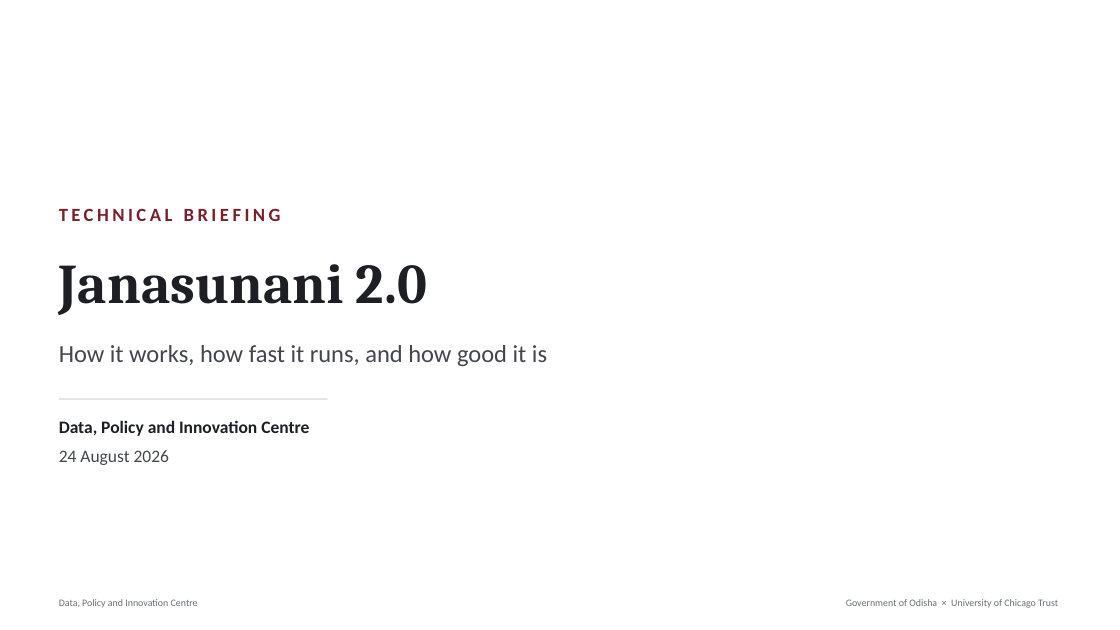
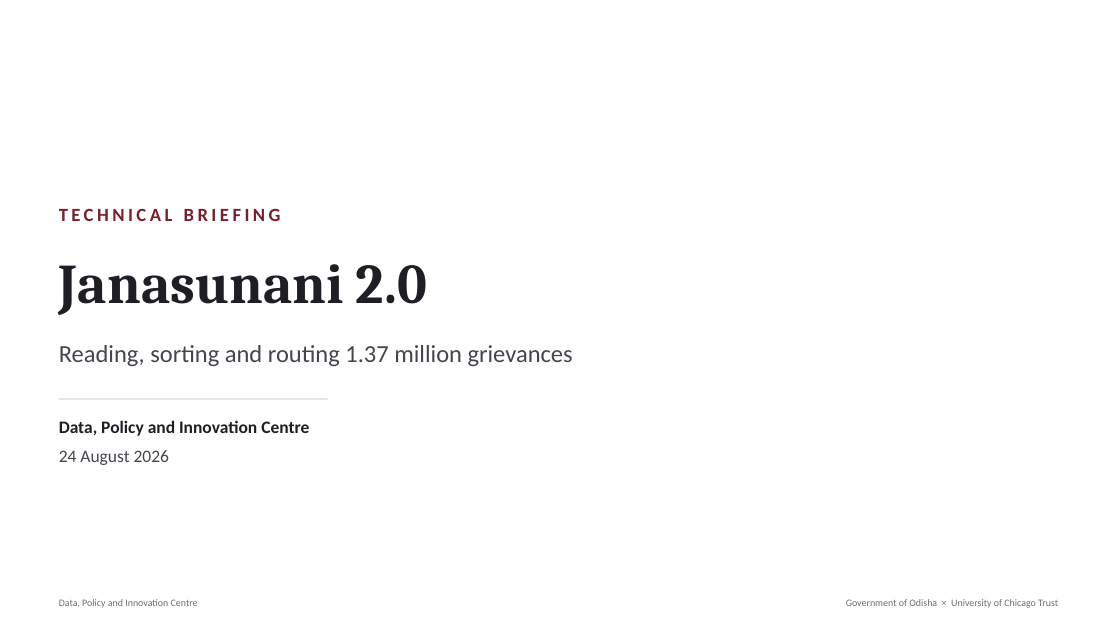
Before and after one commit to Data-Policy-and-Innovation-Centre/janasunani, a slide deck: slide 1 of docs/presentations/2026-08-24-timing-quality/Janasunani_2.0_Timing_and_Quality.pptx. Drawn at 1120x630 pixels with LibreOffice and Linux fonts; fonts in the diff are those of the drawing. Boxes give left, top, right and bottom in pixels: in the first picture for what was removed or moved away, otherwise in the second. Text is boxed around its words. In the diff, an @@ line names an element or a change of style, - is before the commit and + after.

Commit message:
docs(presentations): rewrite the titles as claims and name deduplication
The titles had a tic. "How fast, and how good", "What we ship, and what we
could not show", and a triad subtitle promising "how it works, how fast it
runs, and how good it is". Three balanced antitheses in a row read as rhythm
rather than argument, and the subtitle promised three sections for a deck that
delivers seven things, which is why slide 1 felt disconnected from what
followed.

Every title is now a claim, and they read as a sequence:

  The record has never been read
  Deduplication needs every record at once
  Six stages, timed and scored
  The department suggestion is learned from history
  The estimate did not survive the second year
  What we cannot measure
  It does more. We have not shown it does better

The spine is what we built, what we measured, where measurement runs out, what
sits outside. Routing is the pivot.

Also calls deduplication by its name, on the slide title and inside the
diagram, instead of describing it as records being compared. The audience is
technical and the euphemism bought nothing.

```diff
--- a/docs/presentations/2026-08-24-timing-quality/Janasunani_2.0_Timing_and_Quality.pptx
+++ b/docs/presentations/2026-08-24-timing-quality/Janasunani_2.0_Timing_and_Quality.pptx
@@ text at bbox=[59, 345, 573, 366]: text changed @@
-How it works, how fast it runs, and how good it is
+Reading, sorting and routing 1.37 million grievances
```
Also in this commit, not shown: 6 other slides changed, 5 other files.
